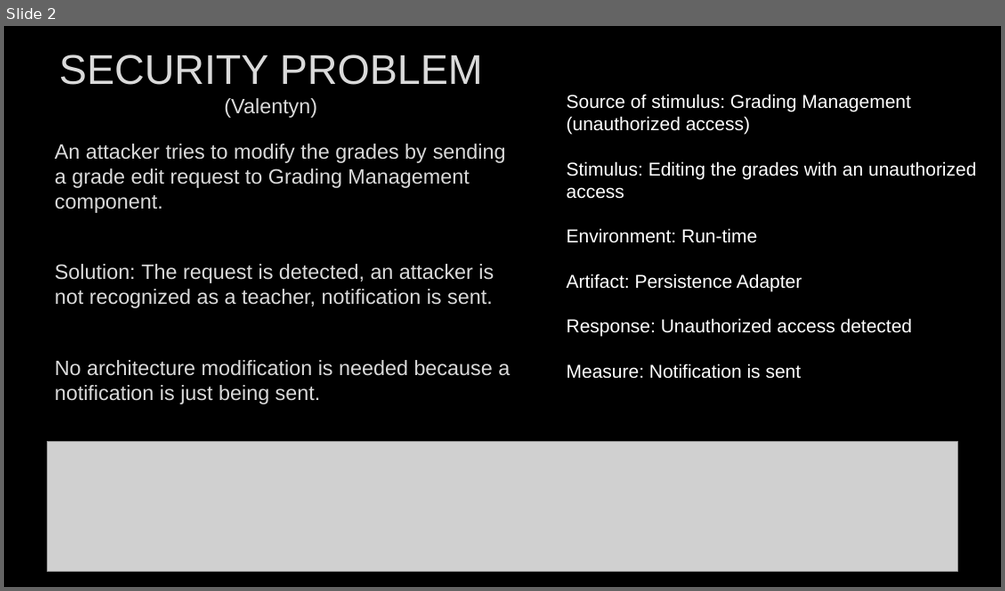
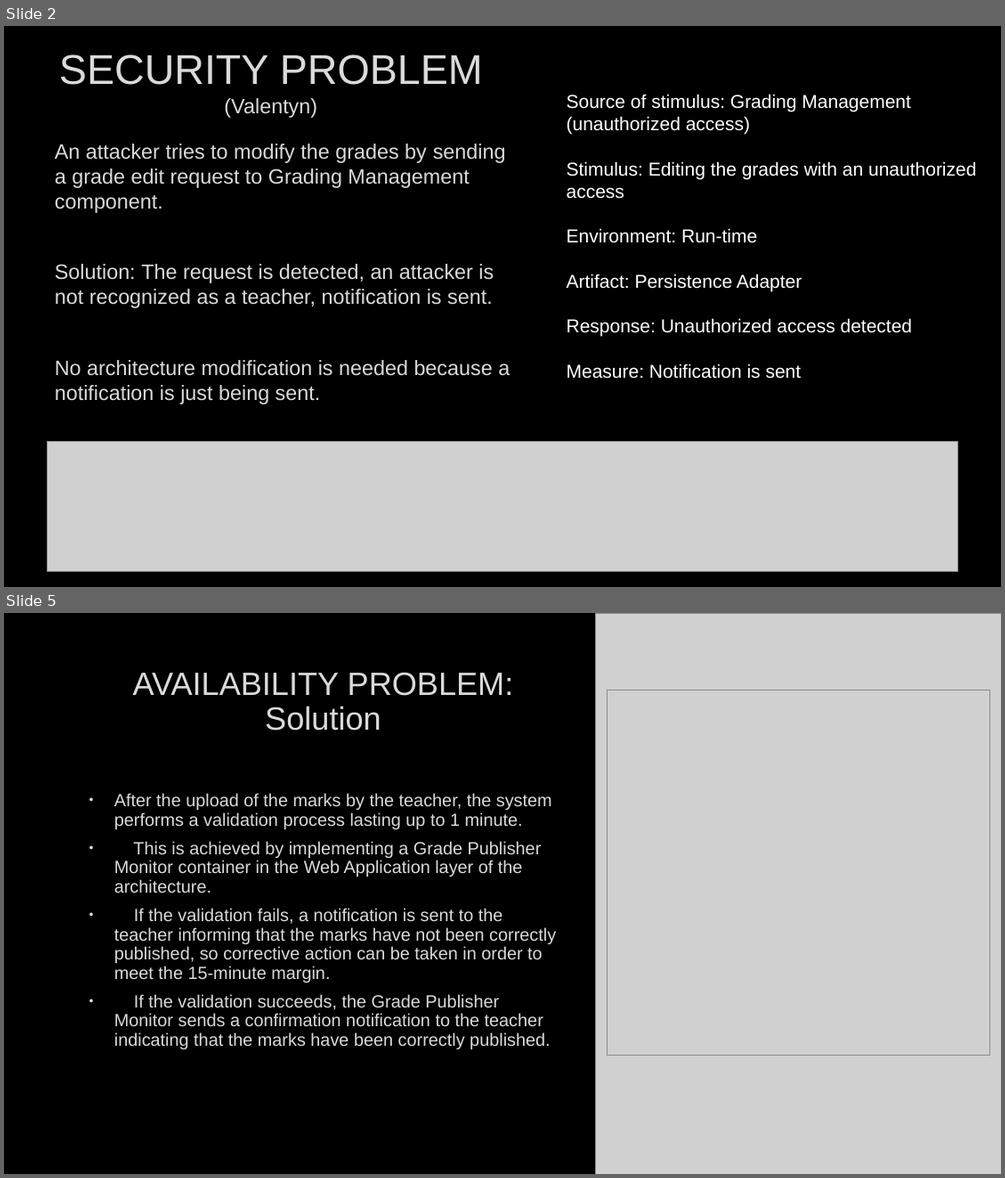
Before and after one commit to mayembe-martin/software_architecture_schedules, a slide deck: M2/Presentation_Qualities.pptx. Shown one above the other, each under a label of ours: slide 2 before the commit, slides 2 and 5 after it; the slides between them are not shown. The pictures are 1005x591 and 1005x1178 pixels, drawn with LibreOffice and Linux fonts; fonts in the diff are those of the drawing; grey boxes stand for pictures; background and template pictures are left out. Boxes give left, top, right and bottom in pixels: in the first picture for what was removed or moved away, otherwise in the second. Text is boxed around its words. In the diff, an @@ line names an element or a change of style, - is before the commit and + after.

```diff
--- a/M2/Presentation_Qualities.pptx
+++ b/M2/Presentation_Qualities.pptx
@@ slide 5 added at bbox=[4, 613, 1001, 1174], background picture (left out) @@
@@ picture added at bbox=[596, 613, 1001, 1174] @@
@@ title added at bbox=[133, 672, 514, 730], 31 pt, text #DADADA @@
+AVAILABILITY PROBLEM: Solution
@@ picture added at bbox=[607, 690, 989, 1054] @@
@@ text added at bbox=[114, 793, 556, 1049], 17 pt, text #DADADA @@
+• After the upload of the marks by the teacher, the system performs a validation process lasting up to 1 minute.
+• This is achieved by implementing a Grade Publisher Monitor container in the Web Application layer of the architecture.
+• If the validation fails, a notification is sent to the teacher informing that the marks have not been correctly published, so corrective action can be taken in order to meet the 15-minute margin.
+• If the validation succeeds, the Grade Publisher Monitor sends a confirmation notification to the teacher indicating that the marks have been correctly published.
```
Also in this commit, not shown: 3 other slides added, 3 slides removed, 2 other files.
